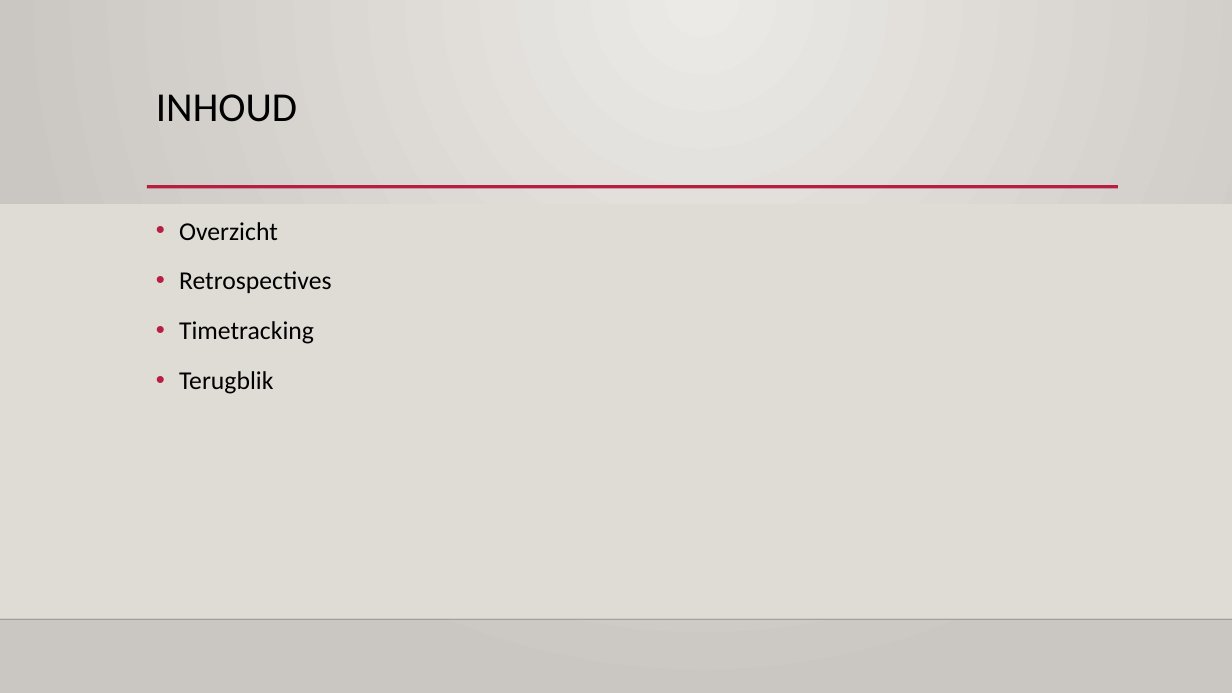
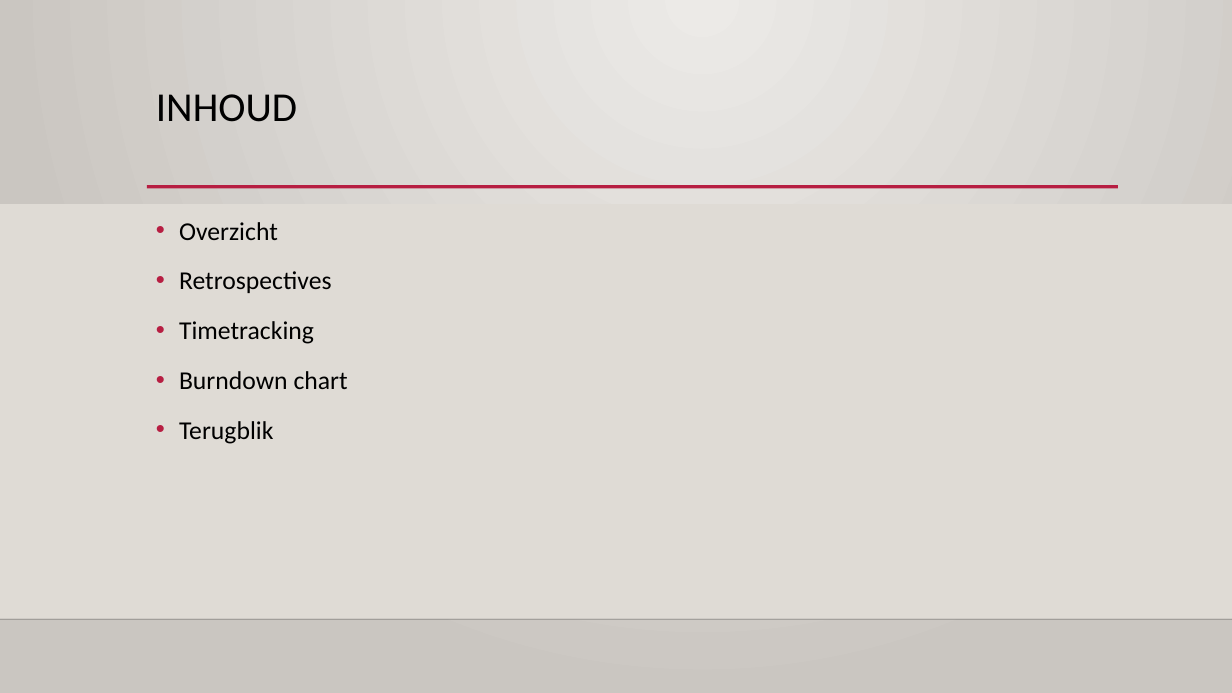
Before and after one commit to WoutDemeyere/Team-Project-TiktEm, a slide deck: slide 2 of documentatie/eindpresentatie.odp. Drawn at 1232x693 pixels with LibreOffice and Linux fonts; fonts in the diff are those of the drawing; background and template pictures are left out. Boxes give left, top, right and bottom in pixels: in the first picture for what was removed or moved away, otherwise in the second. Text is boxed around its words. In the diff, an @@ line names an element or a change of style, - is before the commit and + after.

Commit message:
adding burndown chart

```diff
--- a/documentatie/eindpresentatie.odp
+++ b/documentatie/eindpresentatie.odp
@@ text at bbox=[179, 371, 348, 389]: paragraph added @@
+• Burndown chart
```
Also in this commit, not shown: 1 slide added.
